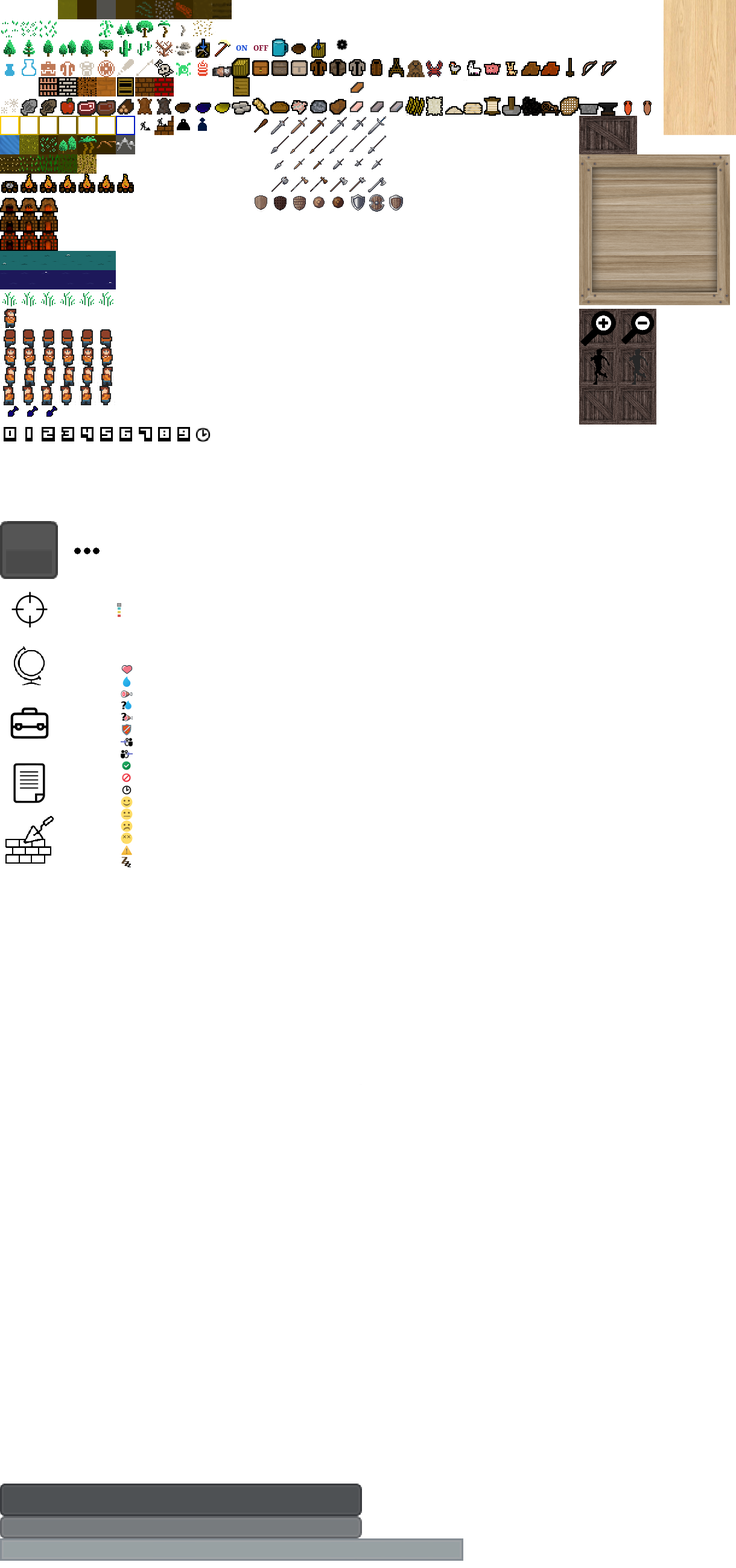
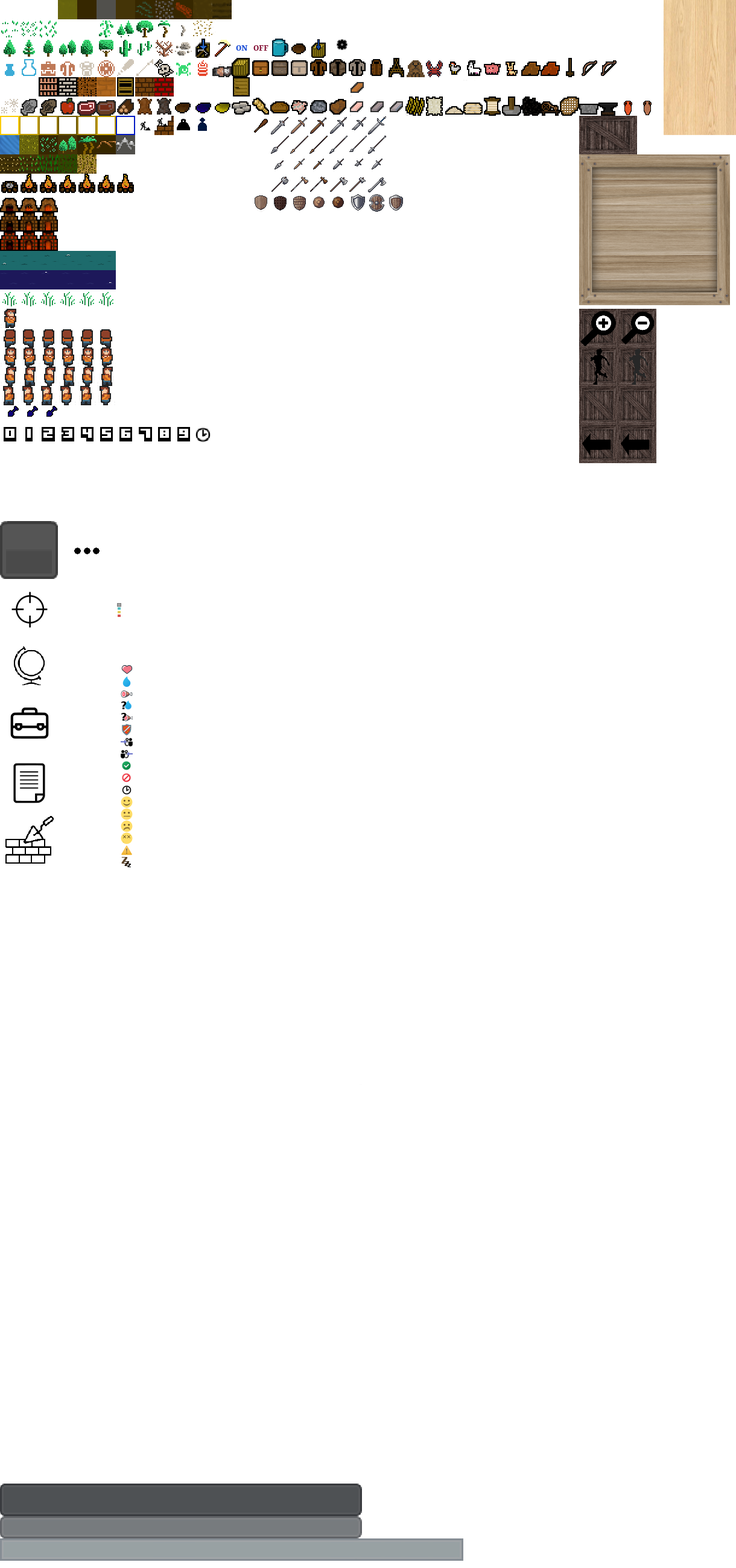
Layer changes from the first 736×1568 image to the second:
removed layer "graphics.png" over (x1=578, y1=310, x2=657, y2=464)
painted on "crate2_diffuse.png" over (x1=578, y1=310, x2=657, y2=464)
